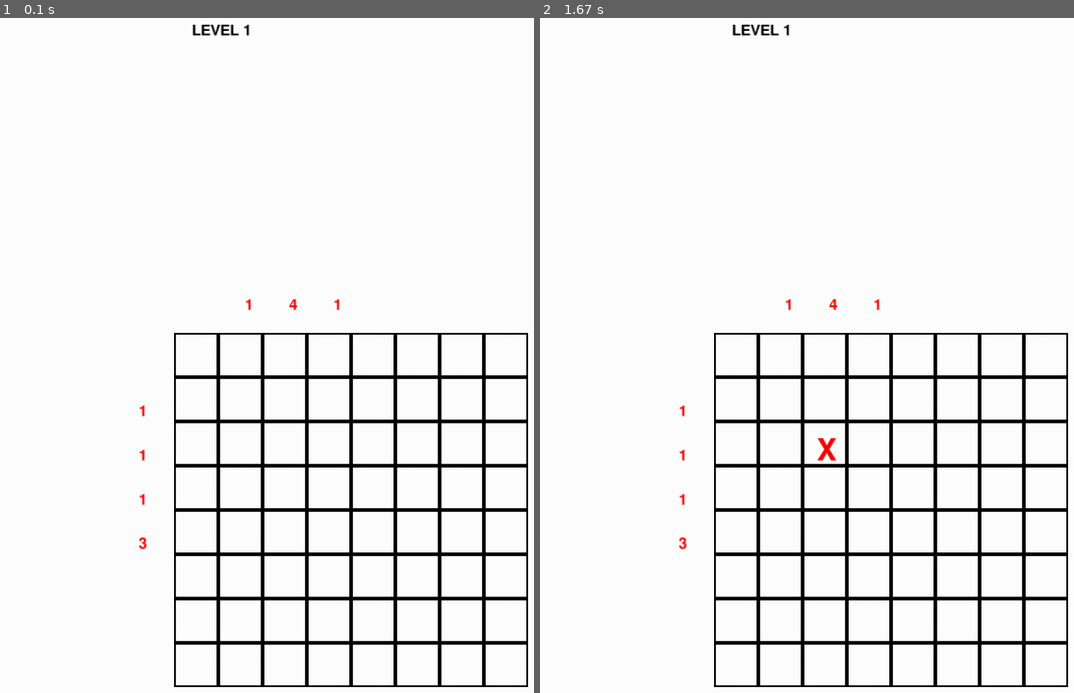
Above: before the commit, frames 1-2 (left to right).
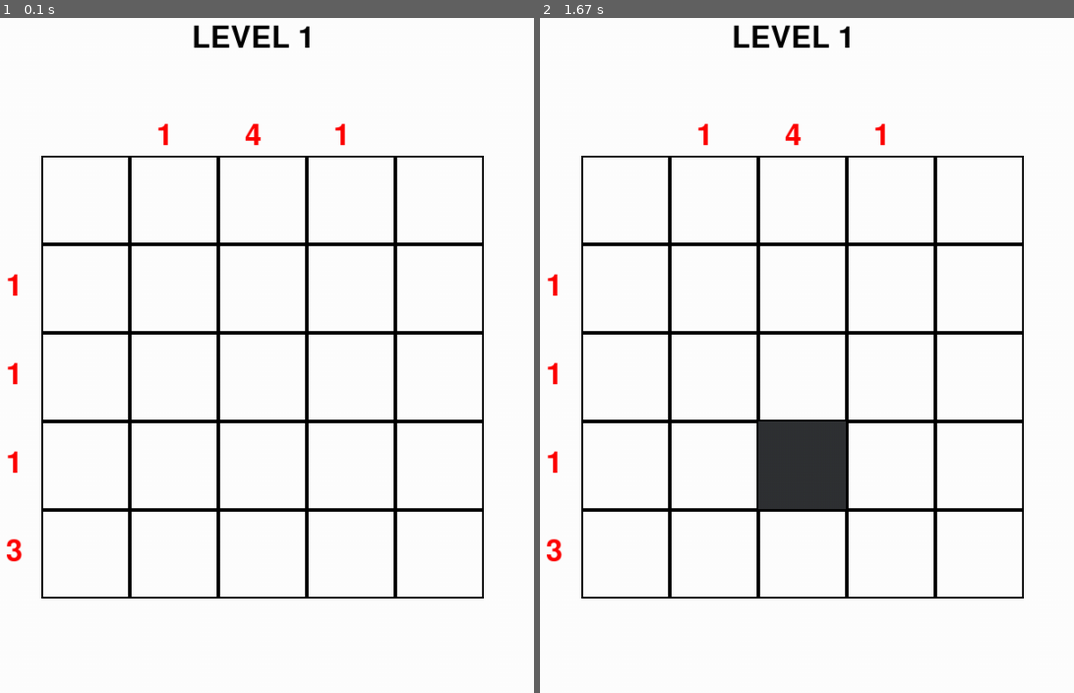
Above: after the commit, the same moments.

Repository: laycher999/Nonogram-Pygame
Game: pygame game, started from main.py
Two runs of this game, one before a commit and one after it. Both use one fixed random seed, a clock stepped at 60 frames per second and the inputs below.
Inputs (mouse positions are in pixels of both pictures, inside the frame that each line leads up to):
- Up to frame 1 (0.1 s): no input
- Up to frame 2 (1.67 s): click (801, 423) at 0.38 s

The runs differ from the first frame. In frame 1, 7.5% of the frame differs, in the area x 1-99%, y 0-100%; in frame 2, 9.3%.

Commit message:
Add files via upload

Diff:
--- a/levels.py
+++ b/levels.py
@@ -1,4 +1,11 @@
 levels =[
+[
+    [0,0,0,0,0,],
+    [0,0,1,0,0,],
+    [0,0,1,0,0,],
+    [0,0,1,0,0,],
+    [0,1,1,1,0,]
+],
     [
     [0,0,0,0,0,0,0,0],
     [0,0,1,0,0,0,0,0],
--- a/main.py
+++ b/main.py
@@ -10,7 +10,7 @@
 SCREEN_SIZE = (1000,1000)
 BACKGROUND_COLOR = (255,255,255)
 CELL_COLOR = (0,0,0)
-CELL_SIZE = 400//len(art[0])
+CELL_SIZE = 500//len(art[0])
 
 
 pygame.init()
@@ -35,11 +35,14 @@
             font = pygame.font.SysFont(None, self.size)
             text = font.render(str('X'), True, (255,0,0))
             if self.active is False:
-                screen.blit(text, (self.x+self.size//3, self.y+self.size//3))
+                rect = pygame.Rect(self.x, self.y, self.size-1, self.size-1)
+                pygame.draw.rect(screen, (48,50,52), rect, 0)
                 self.active = True
             else:
-                pygame.draw.rect(screen, BACKGROUND_COLOR, pygame.Rect(self.x+5,self.y+5,self.size-10,self.size-10), 0)
+                pygame.draw.rect(screen, BACKGROUND_COLOR, pygame.Rect(self.x,self.y,self.size,self.size), 0)
+                pygame.draw.rect(screen, (0,0,0), pygame.Rect(self.x, self.y, self.size, self.size), 2)
                 self.active = False
+
 
 def draw_cells(art):
     y = 0
@@ -48,7 +51,7 @@
         x = 0
         line = []
         for k in range(0, cell_count):
-            c = Cell(50*cell_count+x, 50*cell_count+y, CELL_SIZE)
+            c = Cell(250+x, 200+y, CELL_SIZE)
             c.draw()
             x += CELL_SIZE
             line.append(c)
@@ -99,11 +102,11 @@
     draw_numbers()
 
 def menu():
-    screen.fill(BACKGROUND_COLOR)
+
     font = pygame.font.SysFont(None, CELL_SIZE // 2)
     text = font.render(f'LEVEL {STAGE+1}', True, (0, 0, 0))
     screen.blit(text, (420,50))
-    screen.fill(BACKGROUND_COLOR)
+
 start_level(art)
 
 
@@ -122,6 +125,8 @@
 
     if check_win():
         STAGE += 1
+        screen.fill(BACKGROUND_COLOR)
         art = levels[STAGE]
+        CELL_SIZE = 500 // len(art[0])
         start_level(art)
     pygame.display.flip()
--- a/test.py
+++ b/test.py
@@ -1,6 +1,4 @@
 def jopa(a):
     b = {}
     b[a] = 0
-    return b
-print(jopa(1))
-print(jopa(4))
+print(400//8)
